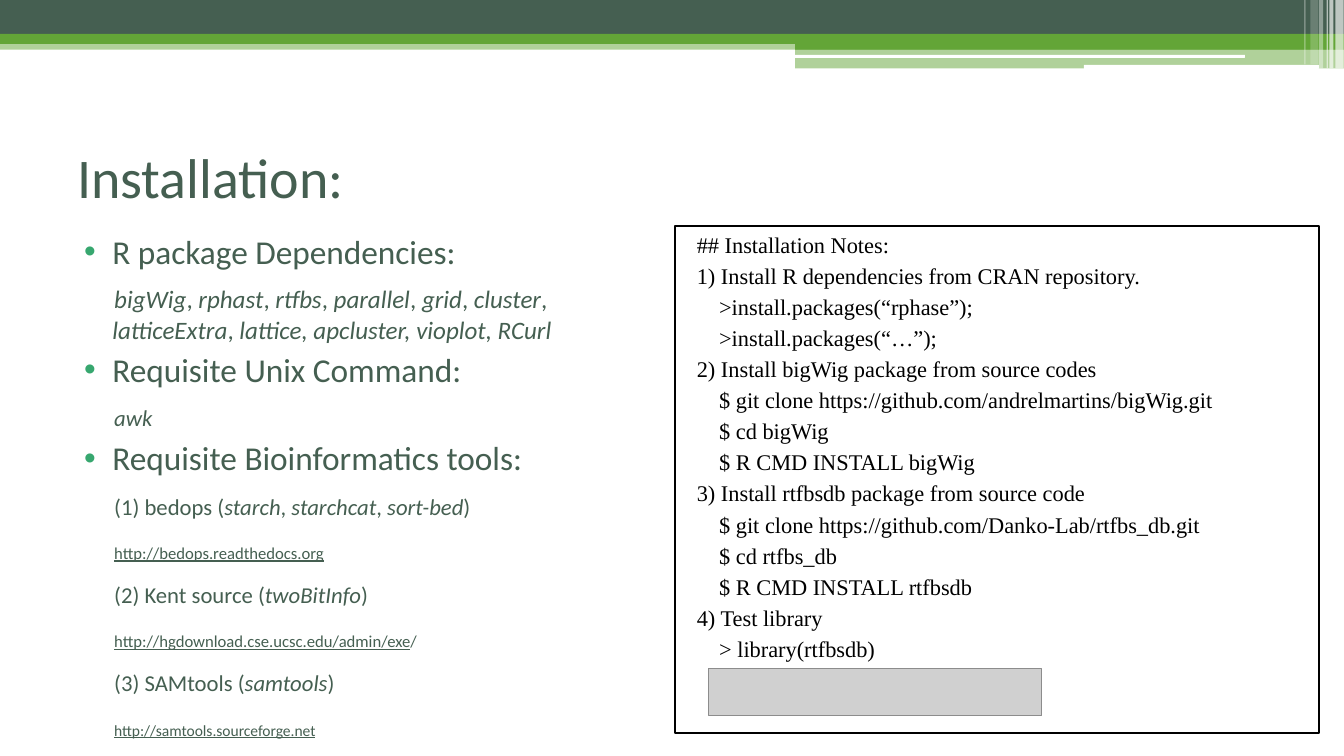
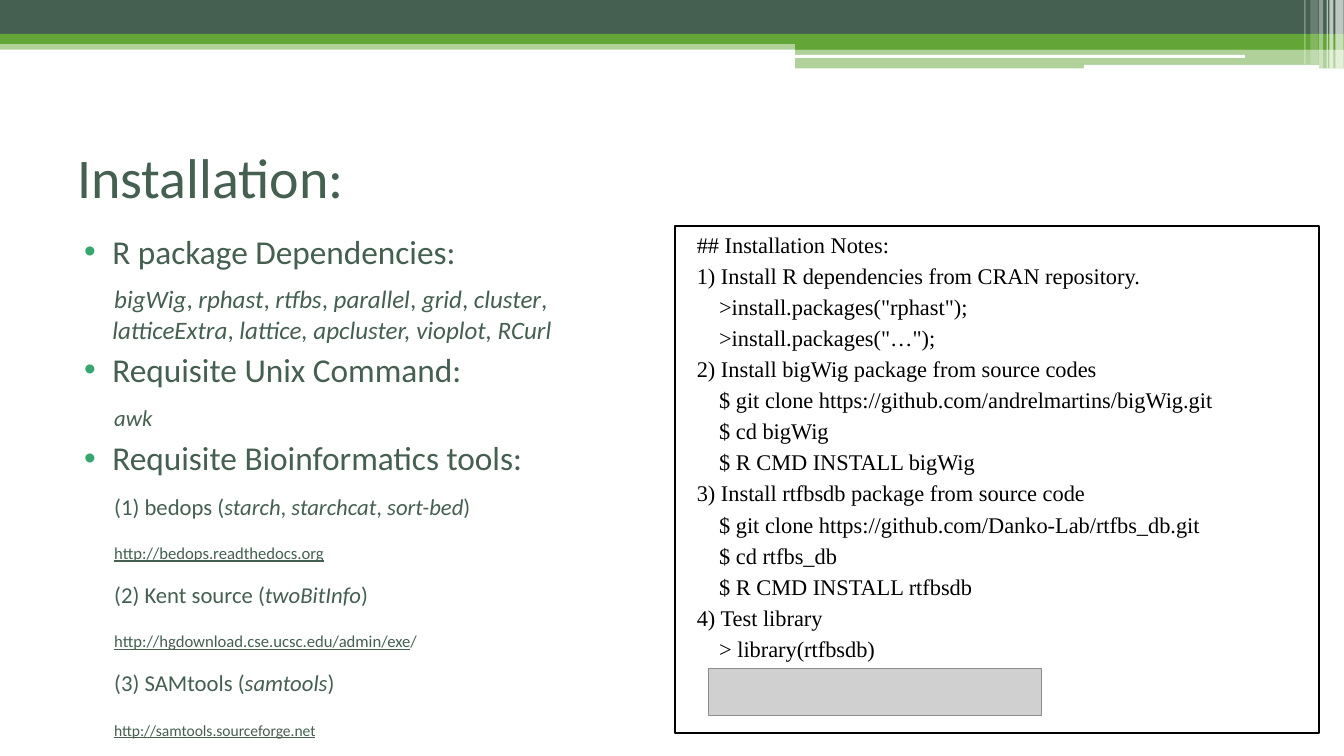
Before and after one commit to Danko-Lab/rtfbs_db, a slide deck: slide 4 of rtfbsdb-tutorial.pptx. Drawn at 1344x756 pixels with LibreOffice and Linux fonts; fonts in the diff are those of the drawing; grey boxes stand for pictures. Boxes give left, top, right and bottom in pixels: in the first picture for what was removed or moved away, otherwise in the second. Text is boxed around its words. In the diff, an @@ line names an element or a change of style, - is before the commit and + after.

```diff
--- a/rtfbsdb-tutorial.pptx
+++ b/rtfbsdb-tutorial.pptx
@@ text in rectangle at (x1=719, y1=299, x2=967, y2=351): text changed @@
->install.packages(“rphase”);
->install.packages(“…”);
+>install.packages("rphast");
+>install.packages("…");
```
Also in this commit, not shown: 3 other slides changed.
